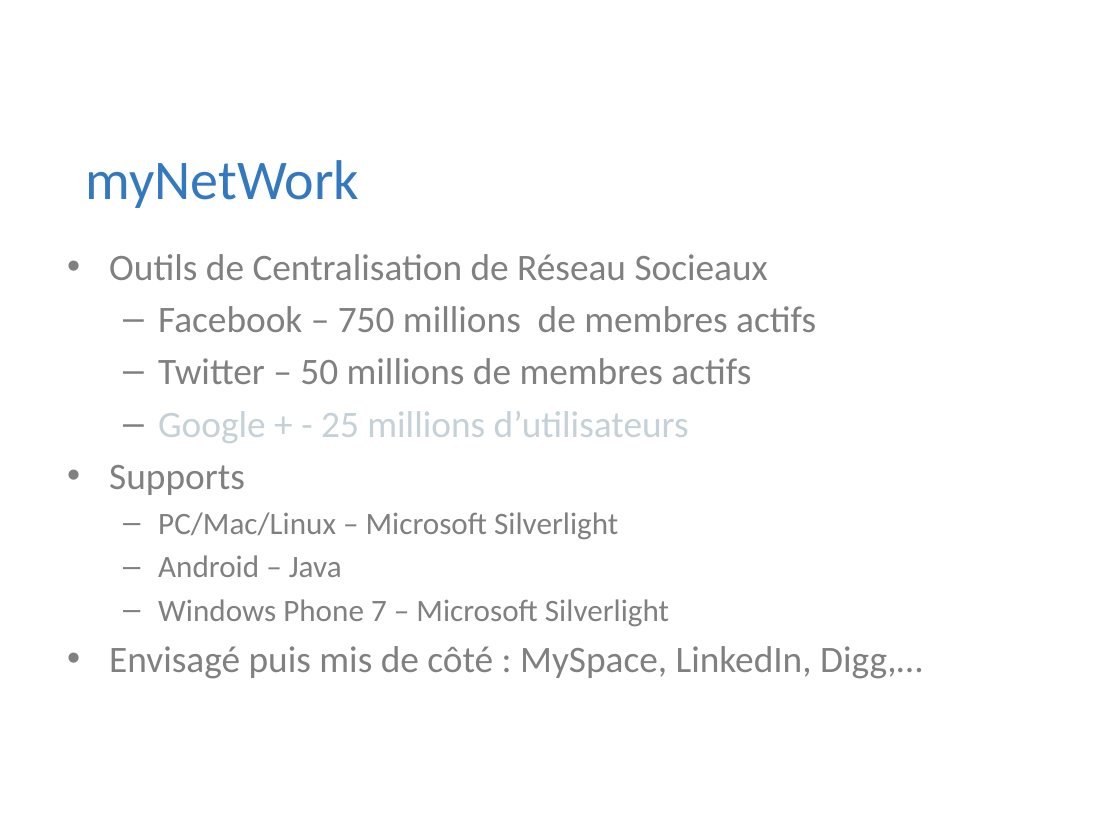
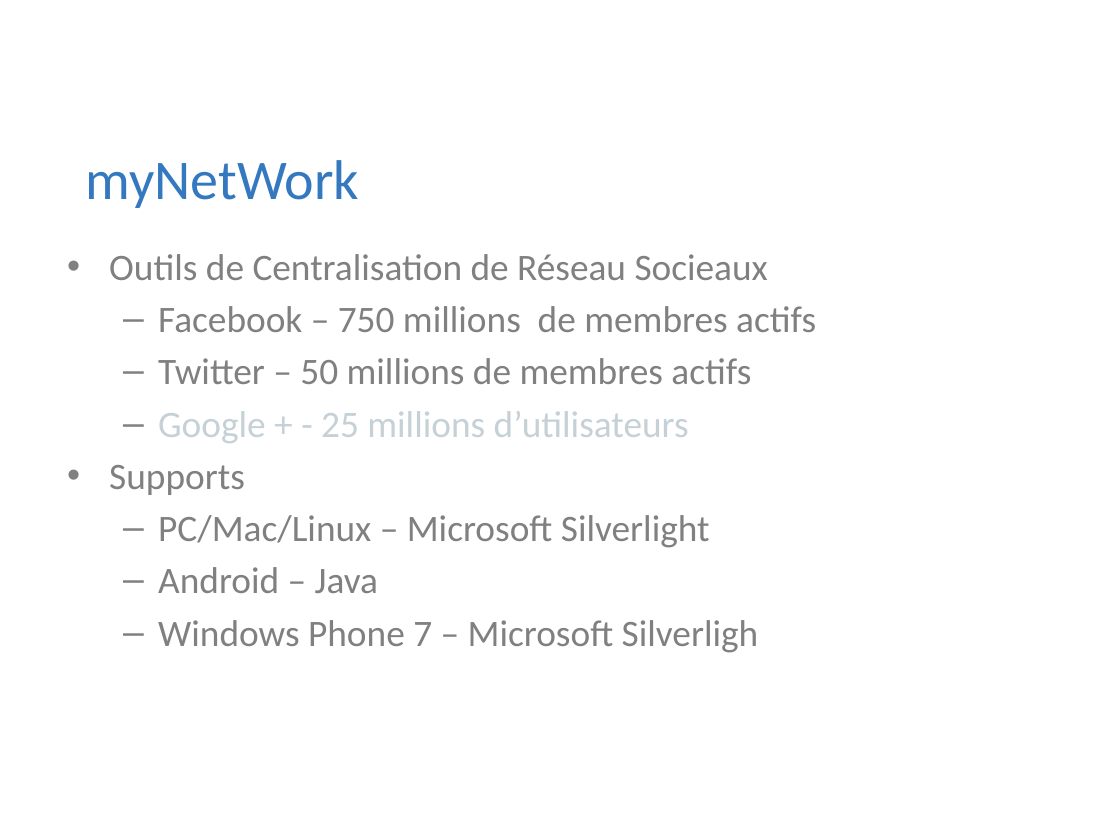
Before and after one commit to Riges/eip-silverlight, a slide deck: slide 5 of Docs/eip 10.09.11/myNETwork.pptx. Drawn at 1120x840 pixels with LibreOffice and Linux fonts; fonts in the diff are those of the drawing; background and template pictures are left out. Boxes give left, top, right and bottom in pixels: in the first picture for what was removed or moved away, otherwise in the second. Text is boxed around its words. In the diff, an @@ line names an element or a change of style, - is before the commit and + after.

```diff
--- a/Docs/eip 10.09.11/myNETwork.pptx
+++ b/Docs/eip 10.09.11/myNETwork.pptx
@@ text at (158, 515, 710, 593): size 20 to 24 pt in "PC/Mac/Linux – Microsoft Silverlight", "Android – Java" @@
@@ text at (158, 620, 759, 653): text changed @@
-  – Windows Phone 7 – Microsoft Silverlight
-• Envisagé puis mis de côté : MySpace, LinkedIn, Digg,…
+  – Windows Phone 7 – Microsoft Silverligh
```
Also in this commit, not shown: 3 other slides changed, 2 slides added, 1 slide removed, 4 other files.
